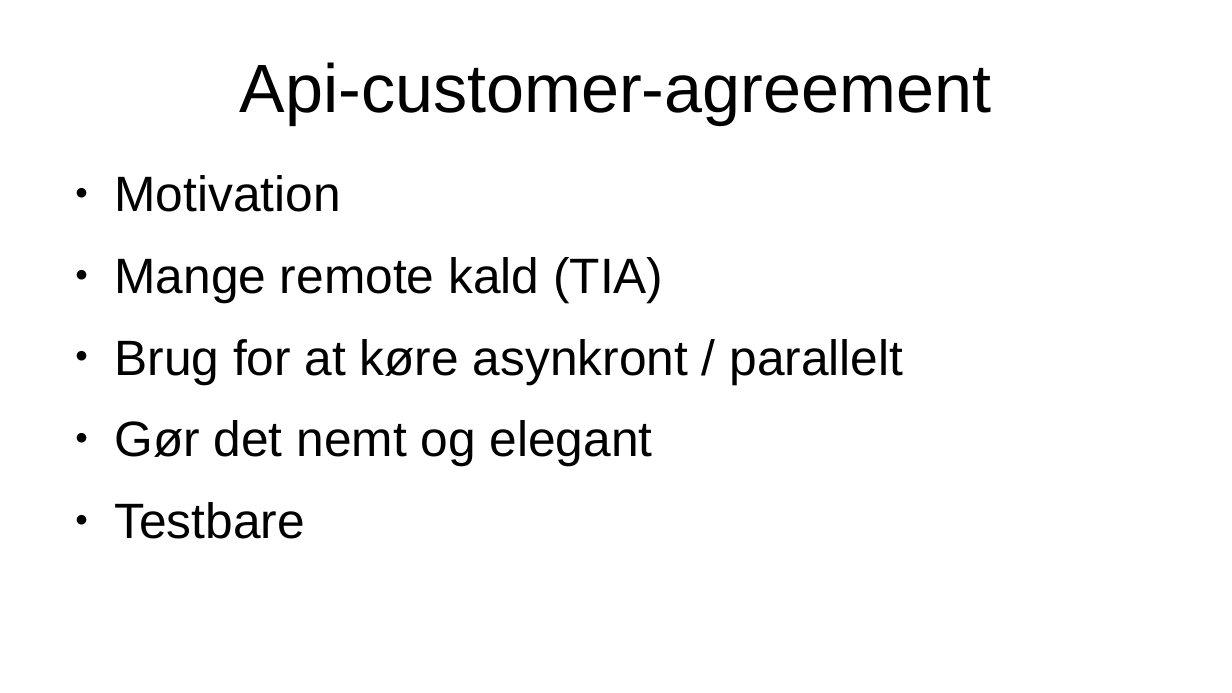
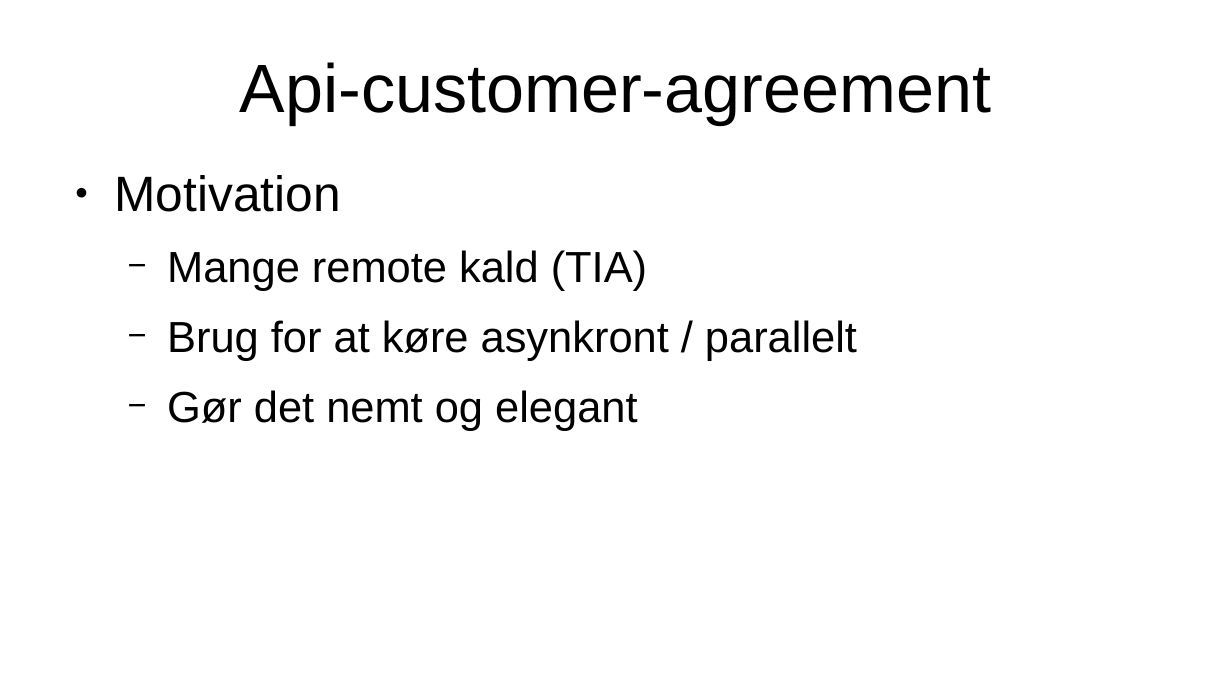
Before and after one commit to piotrskawinski/reactive-demo, a slide deck: slide 10 of docs/Reactive programming.odp (slide 9 before the commit). Drawn at 1232x693 pixels with LibreOffice and Linux fonts; fonts in the diff are those of the drawing. Boxes give left, top, right and bottom in pixels: in the first picture for what was removed or moved away, otherwise in the second. Text is boxed around its words. In the diff, an @@ line names an element or a change of style, - is before the commit and + after.

```diff
--- a/docs/Reactive programming.odp
+++ b/docs/Reactive programming.odp
@@ text at (167,250,857,431): size 32 to 28 pt in "Mange remote kald (TIA)", "Brug for at køre asynkront / parallelt", "Gør det nemt og elegant"; bullet ● to −; list level 1 to 2 in "Mange remote kald (TIA)"; list level 1 to 2 in "Brug for at køre asynkront ..."; list level 1 to 2 in "Gør det nemt og elegant" @@
@@ text at (114,502,304,539): paragraph removed @@
-● Testbare
```
Also in this commit, not shown: 7 other slides changed, 1 slide added, 3 other files.
